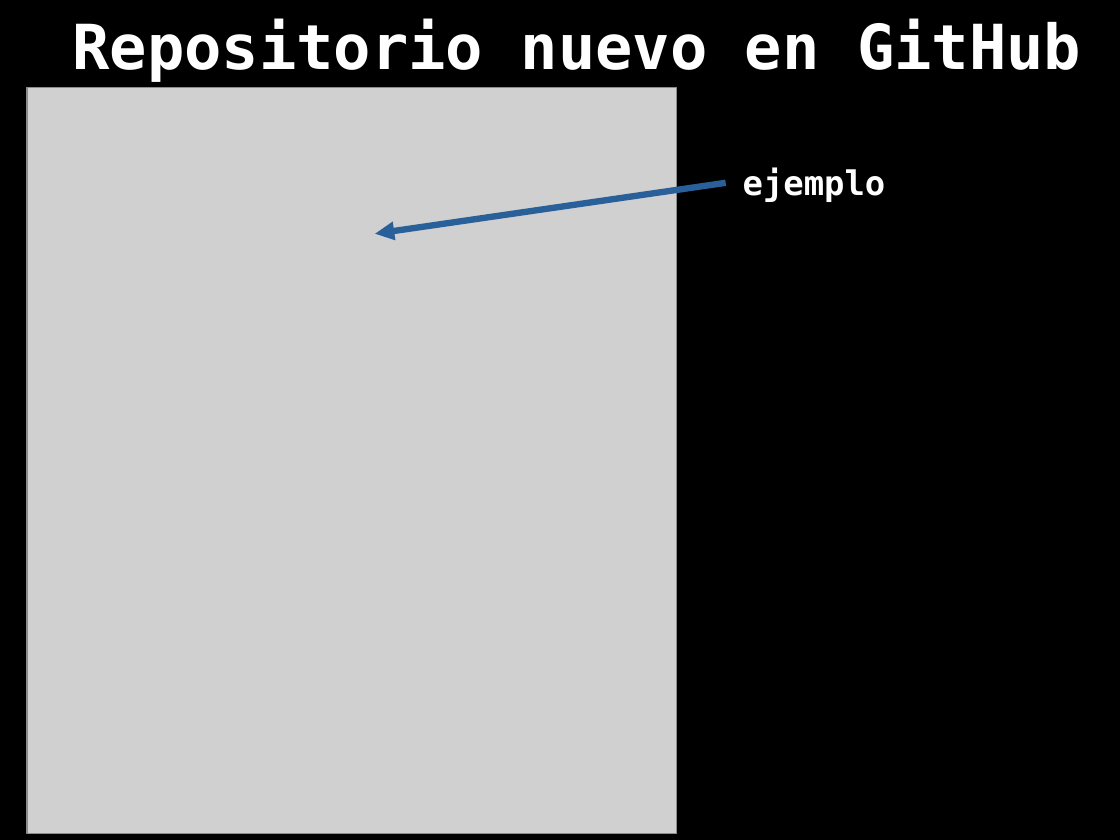
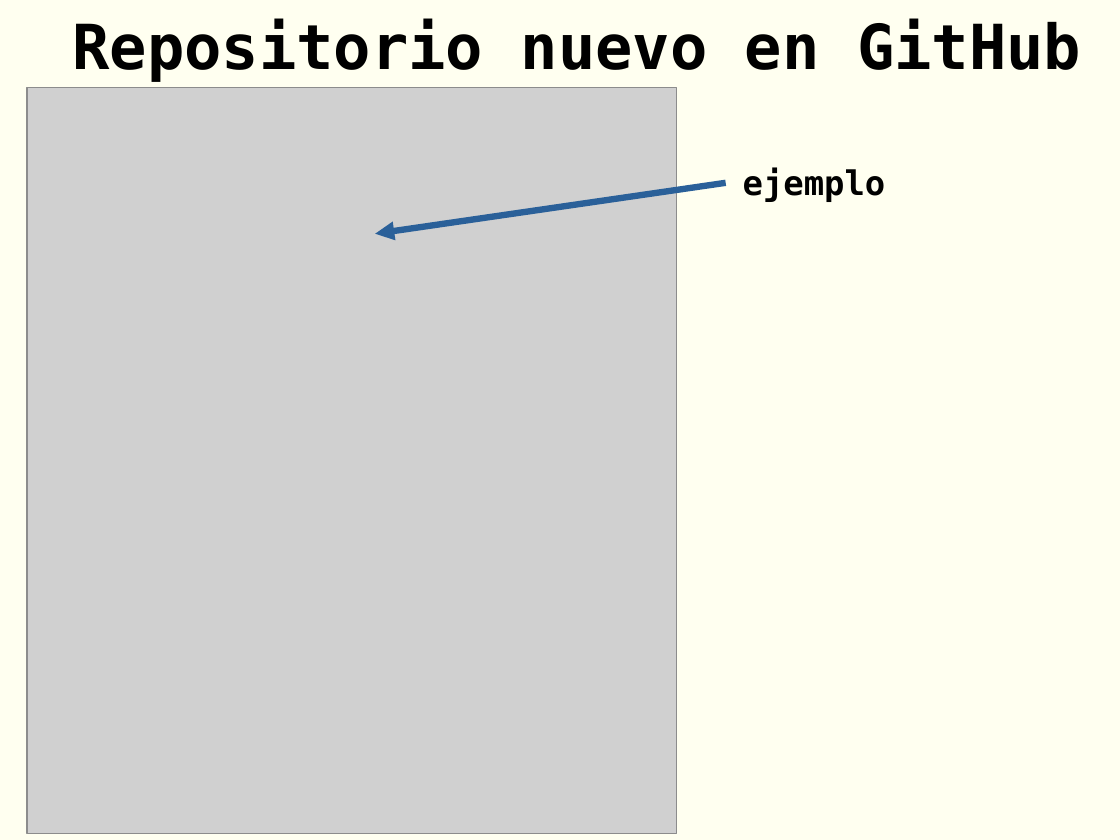
Before and after one commit to rgmf/DWES, a slide deck: slide 11 of 00_requisitos_previos/presentacion/git_y_github.odp. Drawn at 1120x840 pixels with LibreOffice and Linux fonts; fonts in the diff are those of the drawing; grey boxes stand for pictures. Boxes give left, top, right and bottom in pixels: in the first picture for what was removed or moved away, otherwise in the second. Text is boxed around its words. In the diff, an @@ line names an element or a change of style, - is before the commit and + after.

```diff
--- a/00_requisitos_previos/presentacion/git_y_github.odp
+++ b/00_requisitos_previos/presentacion/git_y_github.odp
@@ background #000000 to #FFFFF0 @@
@@ title "Repositorio nuevo en GitHub" at <box>72,18,1081,81</box>: text colour #FFFFFF to #000000 @@
@@ text "ejemplo" at <box>743,167,886,202</box>: text colour #FFFFFF to #000000 @@
```
Also in this commit, not shown: 13 other slides changed, 1 other file.
